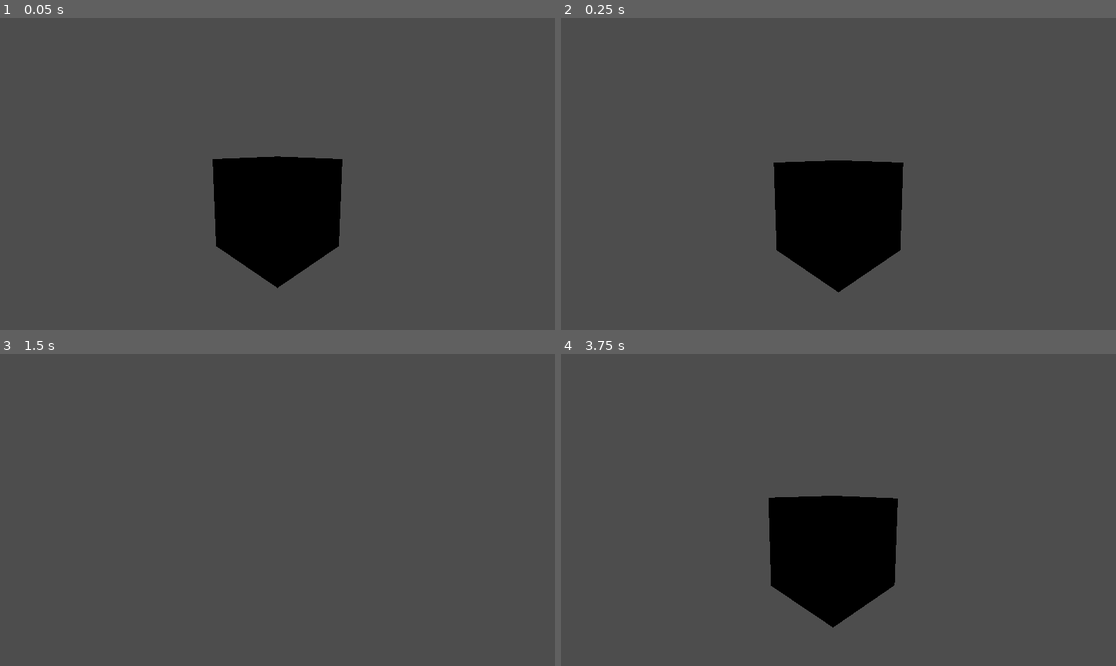
Above: before the commit, frames 1-4 (two rows, left to right).
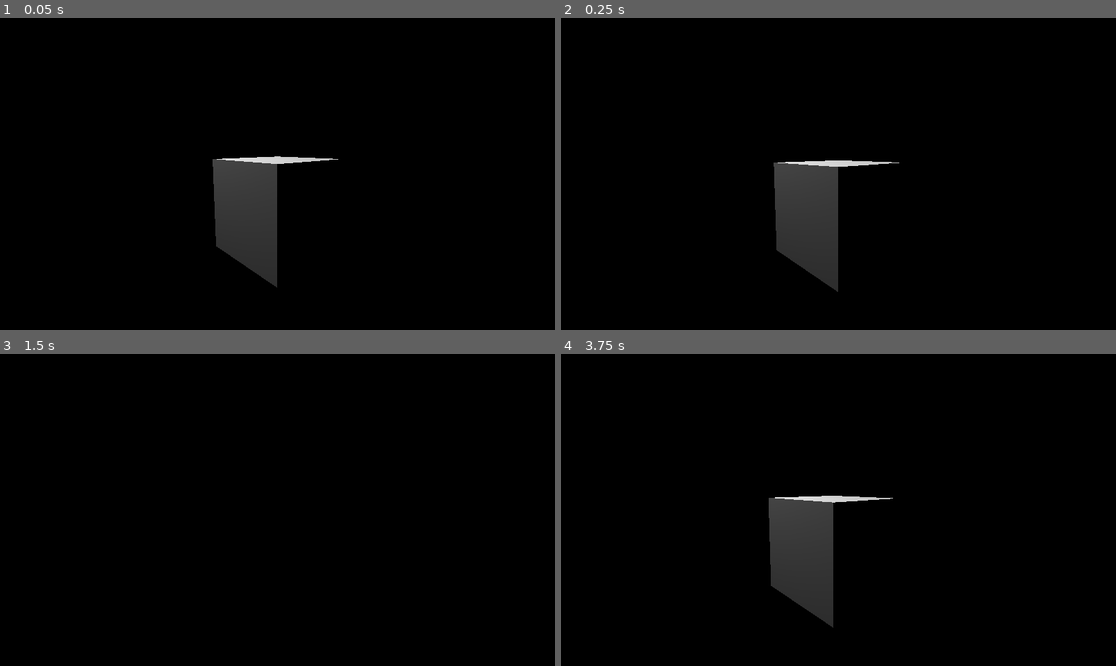
Above: after the commit, the same moments.

Repository: hadll/i-unno
Game: Godot game, scene res://scenes/office.tscn
The game is run twice, just before and just after one commit, with the same random seed, the same clock (stepped at 60 frames per second) and the same inputs. This scene is started directly instead of the project's main scene.
Inputs (mouse positions are in pixels of both pictures, inside the frame that each line leads up to):
- Up to frame 1 (0.05 s): no input
- Up to frame 2 (0.25 s): no input
- Up to frame 3 (1.5 s): tap Enter at 0.5 s; move the mouse to (399, 494) at 0.52 s; hold D (move_right) 0.53-1.28 s; tap 1 (freecam_on) at 0.6 s; click (399, 494) at 0.67 s; tap Space (move_jump) at 0.77, 1.25 s; move the mouse to (166, 525) at 1.27 s; hold S (move_backward) from 1.28 s (still down); tap 2 (freecam_swap) at 1.35 s
- Up to frame 4 (3.75 s): tap Space (move_jump) at 1.52, 2.75, 3.02 s; tap Enter at 2, 3.5 s; move the mouse to (894, 441) at 2.02 s; release S (move_backward) at 2.03 s; hold D (move_right) 2.03-2.78 s; tap Ctrl (move_crouch) at 2.1 s; move the mouse to (810, 572) at 2.77 s; hold W (move_forward) 2.78-3.53 s; tap Shift (move_sprint) at 2.85 s; click (810, 572) at 2.92 s; move the mouse to (1005, 556) at 3.52 s; hold A (move_left) from 3.53 s (still down); tap 1 (freecam_on) at 3.6 s

The runs differ from the first frame. In frame 1, 96% of the frame differs, in the area x 0-100%, y 0-100%; in frame 2, 96%; in frame 3, 100%; in frame 4, 96%.
Error after the commit: Cannot call method 'shader_create_from_spirv' on a null value. (res://scripts/ditherer.gd:25)

Commit message:
update office

Diff:
--- a/scenes/office.tscn
+++ b/scenes/office.tscn
@@ -8,7 +8,7 @@
 [ext_resource type="Script" uid="uid://dkq6mobqqioes" path="res://scripts/triggers/global_key_trigger.gd" id="5_gdafm"]
 [ext_resource type="Script" uid="uid://d22dt3j63vbyj" path="res://scripts/office_player.gd" id="7_2knxt"]
 [ext_resource type="PackedScene" uid="uid://bcqm7kysac72w" path="res://scenes/objects/security_door.tscn" id="8_fmddn"]
-[ext_resource type="Script" uid="uid://daowwhg8fxkuo" path="res://scripts/debug_print.gd" id="9_gdafm"]
+[ext_resource type="Script" uid="uid://y8yqh08fax47" path="res://scripts/ditherer.gd" id="9_gdafm"]
 
 [sub_resource type="BoxMesh" id="BoxMesh_s8xio"]
 
@@ -16,6 +16,26 @@
 device = -1
 keycode = 32
 unicode = 32
+
+[sub_resource type="CompositorEffect" id="CompositorEffect_yf5fn"]
+resource_local_to_scene = false
+resource_name = ""
+enabled = true
+effect_callback_type = 4
+needs_motion_vectors = false
+needs_normal_roughness = false
+script = ExtResource("9_gdafm")
+view_dist = 35.0
+view_fog = 75.0
+metadata/_custom_type_script = "uid://y8yqh08fax47"
+
+[sub_resource type="Compositor" id="Compositor_in4ui"]
+compositor_effects = Array[CompositorEffect]([SubResource("CompositorEffect_yf5fn")])
+
+[sub_resource type="SphereMesh" id="SphereMesh_s8xio"]
+flip_faces = true
+radius = 50.0
+height = 100.0
 
 [node name="Office" type="Node3D" unique_id=863738101]
 
@@ -103,8 +123,13 @@
 button = SubResource("InputEventKey_fmddn")
 metadata/_custom_type_script = "uid://dkq6mobqqioes"
 
-[node name="DebugPrint" type="Node" parent="." unique_id=908344115 node_paths=PackedStringArray("trigger")]
-script = ExtResource("9_gdafm")
-trigger = NodePath("../GlobalKeyTrigger")
-print_text = "space"
-metadata/_custom_type_script = "uid://daowwhg8fxkuo"
+[node name="WorldEnvironment" type="WorldEnvironment" parent="." unique_id=1512259475]
+compositor = SubResource("Compositor_in4ui")
+
+[node name="OmniLight3D" type="OmniLight3D" parent="." unique_id=96264283]
+transform = Transform3D(1, 0, 0, 0, 1, 0, 0, 0, 1, -0.92233133, 3.0170763, -1.3512583)
+light_energy = 6.046
+omni_range = 8.606912
+
+[node name="MeshInstance3D2" type="MeshInstance3D" parent="." unique_id=952926028]
+mesh = SubResource("SphereMesh_s8xio")
